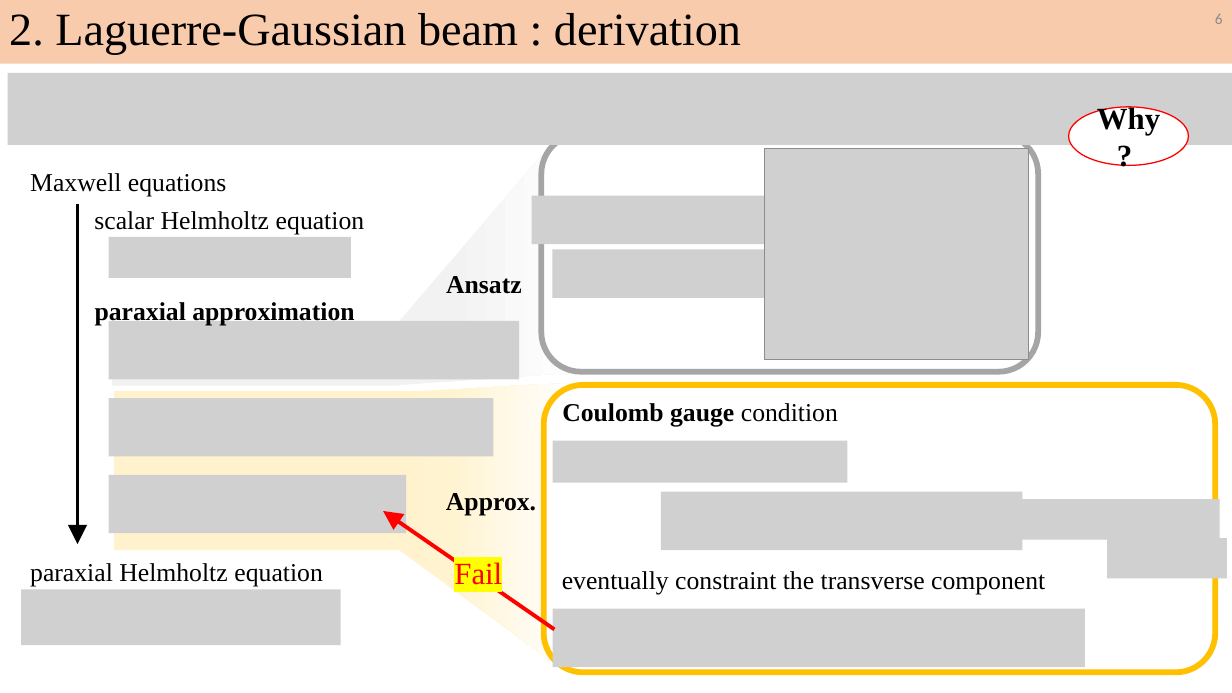
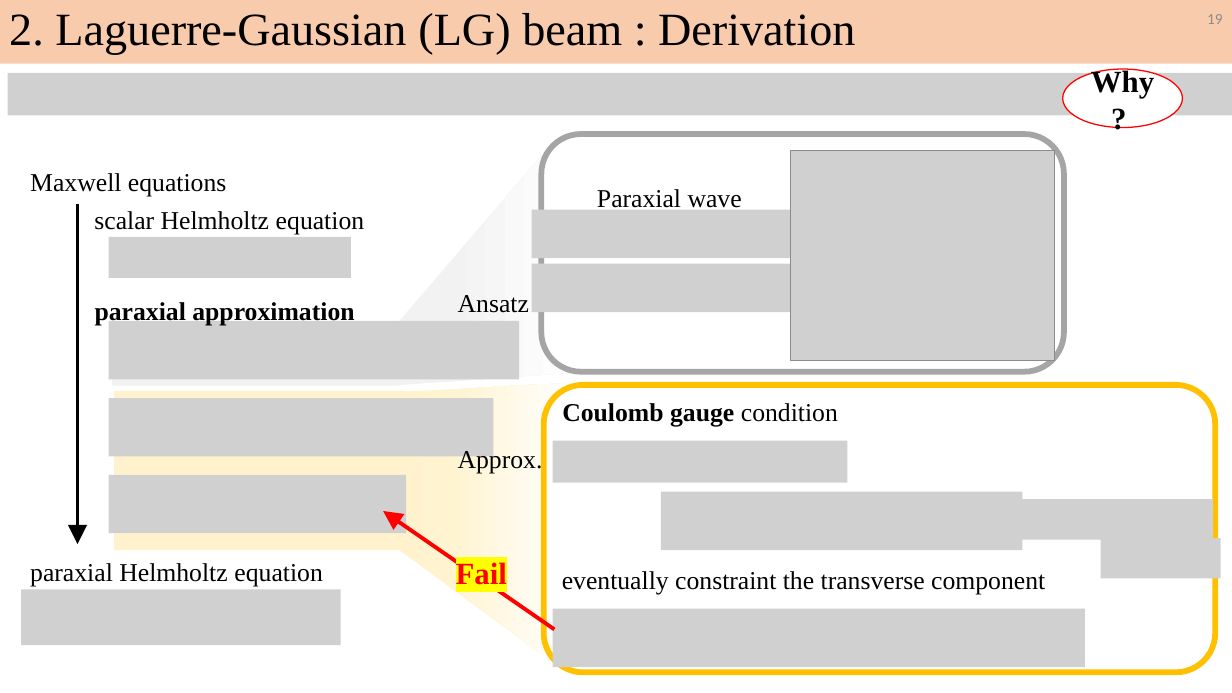
Before and after one commit to Liubroke13/Main_code, a slide deck: slide 19 of Final/碩士總結/RY_Defense_v1.pptx (slide 6 before the commit). Drawn at 1232x693 pixels with LibreOffice and Linux fonts; fonts in the diff are those of the drawing; grey boxes stand for pictures. Boxes give left, top, right and bottom in pixels: in the first picture for what was removed or moved away, otherwise in the second. Text is boxed around its words. In the diff, an @@ line names an element or a change of style, - is before the commit and + after.

```diff
--- a/Final/碩士總結/RY_Defense_v1.pptx
+++ b/Final/碩士總結/RY_Defense_v1.pptx
@@ text in rectangle at <box>9,13,855,54</box>: text changed @@
-2. Laguerre-Gaussian beam : derivation
+2. Laguerre-Gaussian (LG) beam : Derivation
@@ page number at <box>1207,14,1223,24</box>: text changed @@
-6
+19
@@ picture: place and size @@
-picture at <box>7,73,1232,145</box>
+picture at <box>7,73,1232,116</box>
@@ ellipse "Why?": place and size @@
-ellipse "Why?" at <box>1069,107,1189,165</box>
+ellipse "Why?" at <box>1063,69,1183,128</box>
@@ rounded rectangle: place and size @@
-rounded rectangle at <box>542,134,1039,372</box>
+rounded rectangle at <box>542,134,1065,372</box>
@@ picture: place and size @@
-picture at <box>764,149,1029,360</box>
+picture at <box>790,150,1055,360</box>
@@ text added at <box>597,189,742,213</box>, 20 pt, text #000000 @@
+Paraxial wave
@@ picture: place and size @@
-picture at <box>531,196,807,245</box>
+picture at <box>531,210,807,259</box>
@@ text "Ansatz": place and size @@
-text "Ansatz" at <box>446,276,522,294</box>
+text "Ansatz" at <box>458,295,529,313</box>
@@ text "Ansatz" at <box>458,295,529,313</box>: bold off @@
@@ picture: place and size @@
-picture at <box>553,250,828,299</box>
+picture at <box>531,263,807,312</box>
@@ text "Approx." at <box>458,447,543,473</box>: bold off @@
@@ text "Approx.": place and size @@
-text "Approx." at <box>446,493,536,516</box>
+text "Approx." at <box>458,447,543,473</box>
@@ picture: place and size @@
-picture at <box>1007,499,1220,540</box>
+picture at <box>1001,499,1214,540</box>
@@ picture: place and size @@
-picture at <box>1107,538,1227,579</box>
+picture at <box>1101,538,1221,579</box>
@@ text "Fail" at <box>456,562,507,585</box>: bold on; alignment left to centre @@
```
Also in this commit, not shown: 8 other slides changed, 40 slides added, 1 slide removed, 34 other files.
